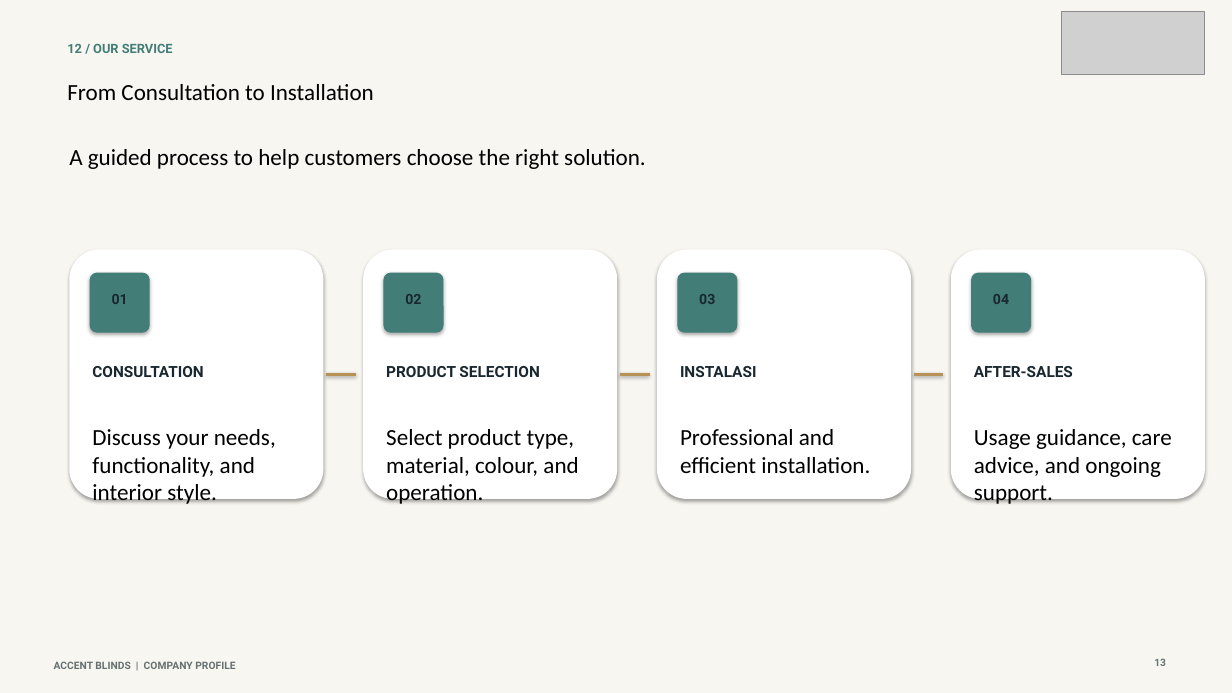
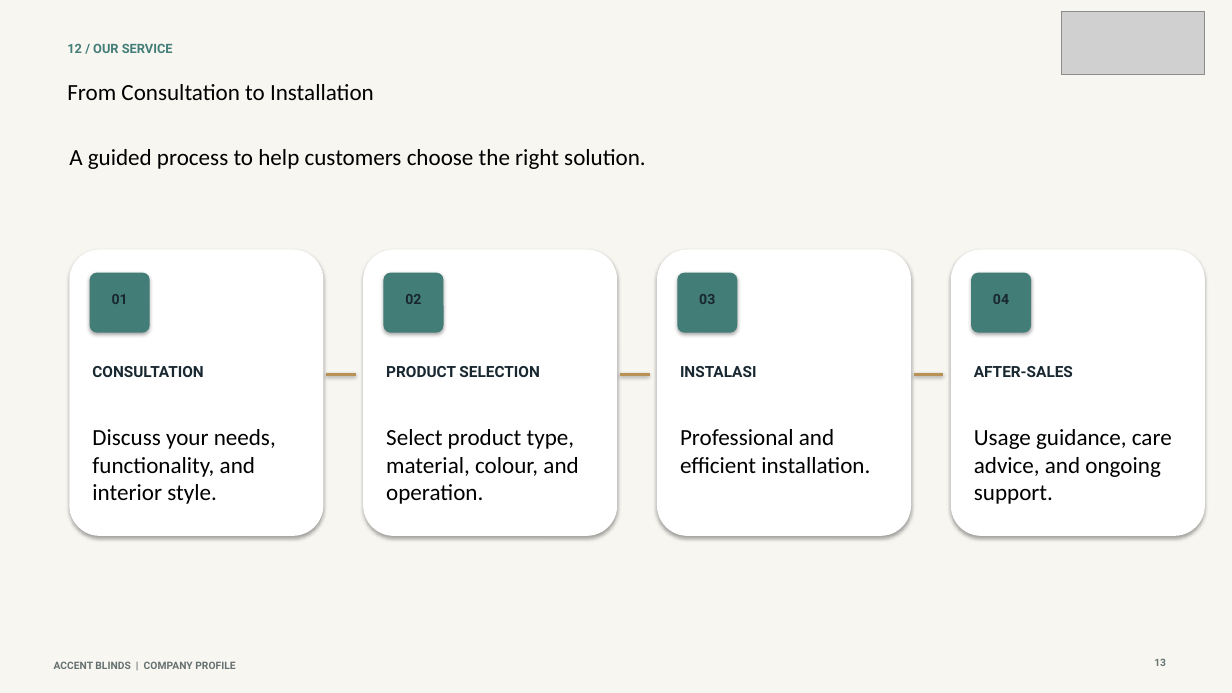
Before and after one commit to rzndkprtm/boosproject, a slide deck: slide 13 of Accent_Blinds_Company_Profile_English_Elegant_Cover.pptx. Drawn at 1232x693 pixels with LibreOffice and Linux fonts; fonts in the diff are those of the drawing; grey boxes stand for pictures. Boxes give left, top, right and bottom in pixels: in the first picture for what was removed or moved away, otherwise in the second. Text is boxed around its words. In the diff, an @@ line names an element or a change of style, - is before the commit and + after.

```diff
--- a/Accent_Blinds_Company_Profile_English_Elegant_Cover.pptx
+++ b/Accent_Blinds_Company_Profile_English_Elegant_Cover.pptx
@@ rounded rectangle: place and size @@
-rounded rectangle at (69, 250, 323, 499)
+rounded rectangle at (69, 250, 323, 536)
@@ rounded rectangle: place and size @@
-rounded rectangle at (363, 250, 617, 499)
+rounded rectangle at (363, 250, 617, 536)
@@ rounded rectangle: place and size @@
-rounded rectangle at (657, 250, 911, 499)
+rounded rectangle at (657, 250, 911, 536)
@@ rounded rectangle: place and size @@
-rounded rectangle at (951, 250, 1205, 499)
+rounded rectangle at (951, 250, 1205, 536)
```
Also in this commit, not shown: 3 other slides changed, 5 other files.
